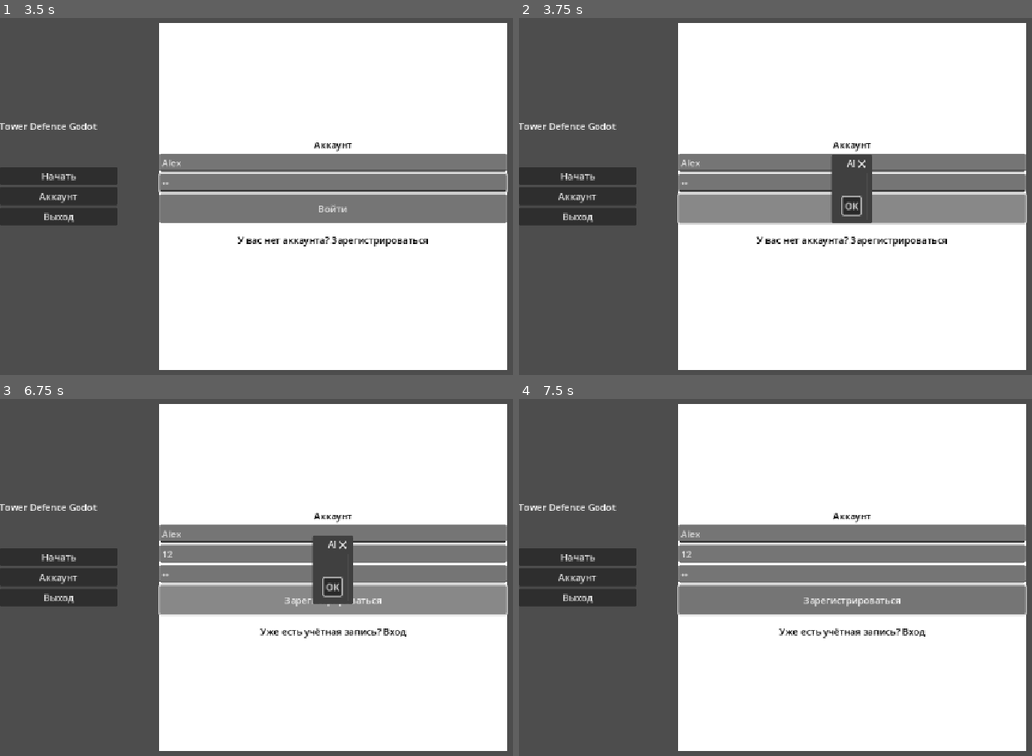
Above: before the commit, frames 1-4 (two rows, left to right).
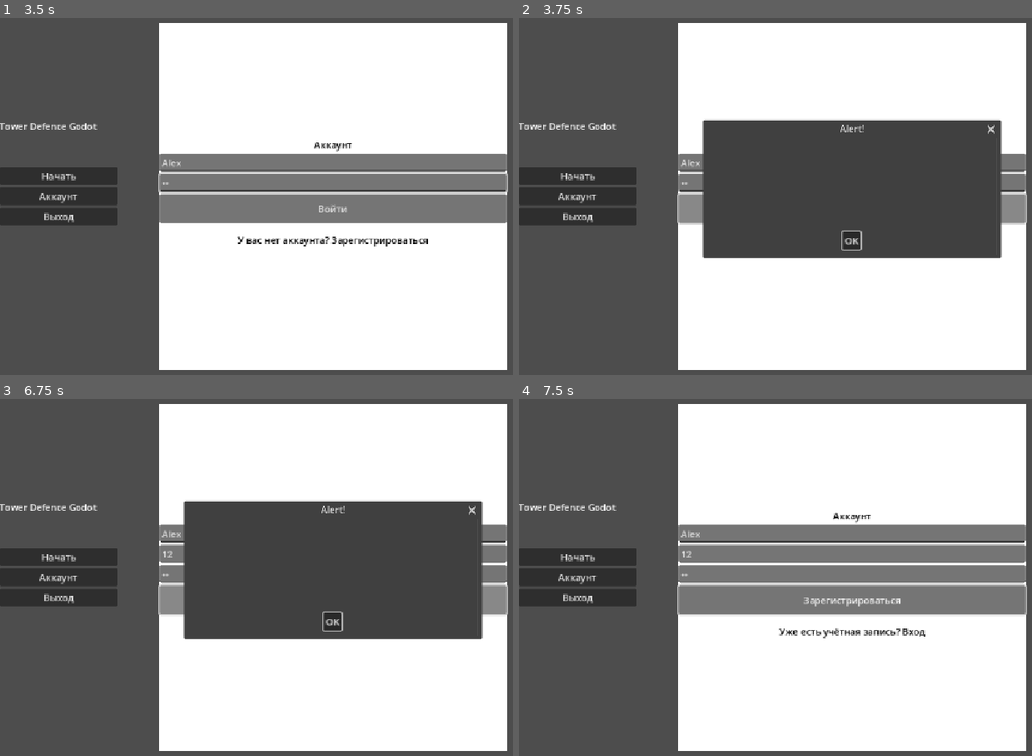
Above: after the commit, the same moments.

Repository: AdamMambetov/tower-defence-godot
Game: Godot game, scene res://scene/main_menu.tscn
Same seed, same stepped clock (60 frames per second), same inputs: the game is played once before the commit and once after it.
Inputs (mouse positions are in pixels of both pictures, inside the frame that each line leads up to):
- Up to frame 1 (3.5 s): click "Начать" at 0.5 s; click "Начать" at 1.25 s; click "Аккаунт" at 2 s; click (333, 164) at 2.77 s; type "Alex" at 2.85 s; click (333, 182) at 3 s; type "12" at 3.08 s
- Up to frame 2 (3.75 s): click "Войти" at 3.5 s
- Up to frame 3 (6.75 s): click "OK" at 4.25 s; click "У вас нет аккаунта? Зарегистр…" at 5 s; click (333, 534) at 5.77 s; type "Alex" at 5.85 s; click (333, 552) at 6 s; type "12" at 6.08 s; click (333, 573) at 6.23 s; type "12" at 6.32 s; click "Зарегистрироваться" at 6.5 s
- Up to frame 4 (7.5 s): click "OK" at 7.25 s

Frame 1 is identical in both runs. In frame 2, 21% of the frame differs, in the area x 35-95%, y 28-68%; in frame 3, 21%; in frame 4, nothing differs.

Commit message:
test rpc 2

Diff:
--- a/scene/main_menu.tscn
+++ b/scene/main_menu.tscn
@@ -279,6 +279,8 @@
 [node name="AcceptDialog" type="AcceptDialog" parent="."]
 oversampling_override = 1.0
 initial_position = 2
+size = Vector2i(500, 200)
+min_size = Vector2i(500, 200)
 
 [connection signal="pressed" from="VBoxContainer/start_btn" to="." method="_on_start_btn_pressed"]
 [connection signal="pressed" from="VBoxContainer/settings_btn" to="." method="_on_settings_btn_pressed"]
--- a/src/api.gd
+++ b/src/api.gd
@@ -5,7 +5,7 @@
 signal join_result(success: bool, result: String)
 signal new_data_recived(result: Dictionary)
 
-var socket: WebSocketPeer
+var socket: WebSocketMultiplayerPeer
 var join_url: String
 var room_id: String
 var waiting_opponent: bool
@@ -14,8 +14,8 @@
 var access_token_timer: Timer
 
 const ACCESS_TOKEN_LIFE_TIME = 60*60
-const API_BASE_URL = "http://10.144.97.136:8000/"
-const WS_BASE_URL = "ws://10.144.97.136:8100/ws/"
+const API_BASE_URL = "http://26.186.139.15:8000/"
+const WS_BASE_URL = "ws://26.186.139.15:8100/ws/"
 
 const headers = {
 	form_data = "Content-Type: multipart/form-data; boundary=\"boundary\"",
@@ -26,6 +26,7 @@
 
 func _ready() -> void:
 	_create_access_token_timer()
+	multiplayer.set_multiplayer_peer(socket)
 
 func _process(_delta: float) -> void:
 	if !is_instance_valid(socket):
@@ -183,11 +184,11 @@
 	body.append_array("\r\n--boundary--\r\n".to_utf8_buffer())
 
 func _connect() -> bool:
-	socket = WebSocketPeer.new()
+	socket = WebSocketMultiplayerPeer.new()
 	socket.handshake_headers = PackedStringArray([
 		"access: " + UserInfo.get_user_info().access,
 	])
-	var err = socket.connect_to_url(join_url)
+	var err = socket.create_client(join_url)
 	if err != OK:
 		printerr("Failed to initiate websocket:", err)
 		return false
